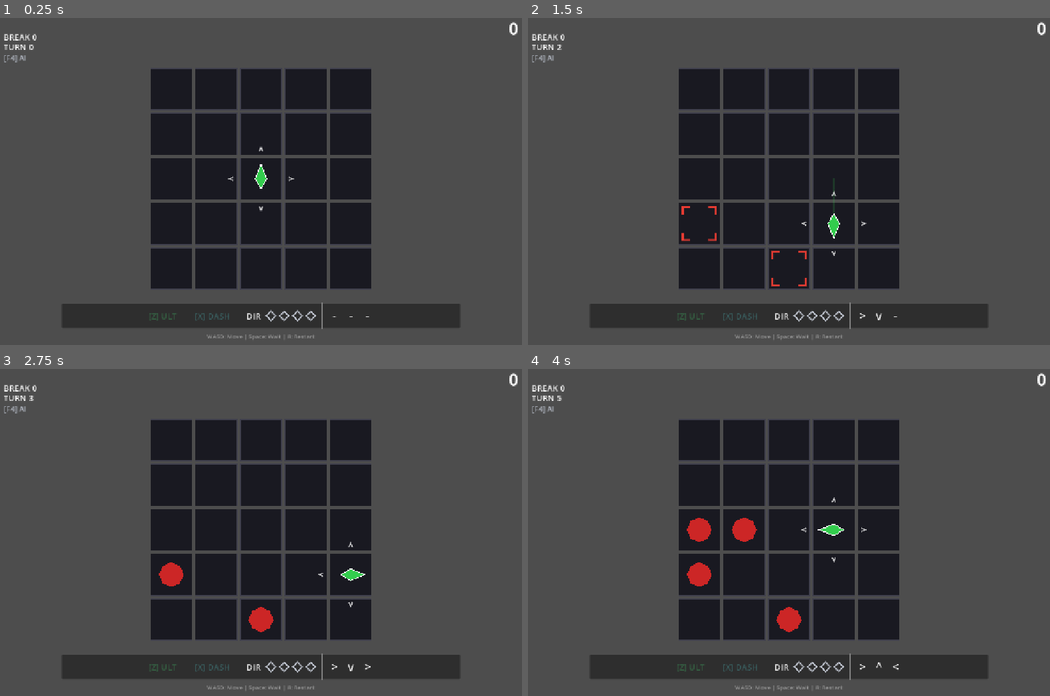
Above: before the commit, frames 1-4 (two rows, left to right).
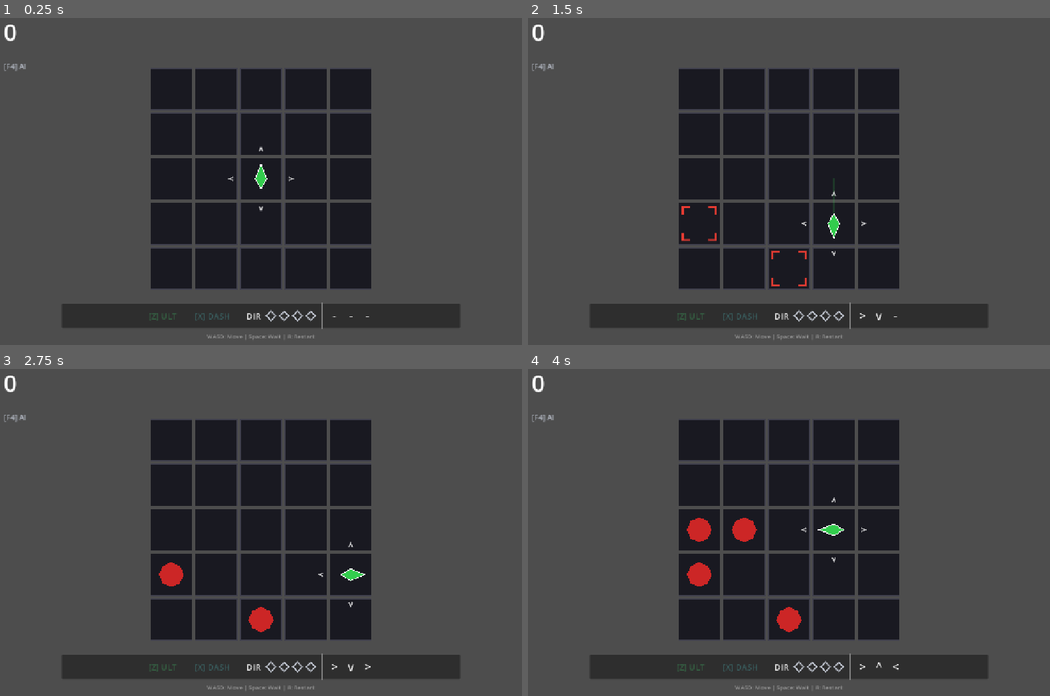
Above: after the commit, the same moments.

Repository: Periodev/DIR_03
Game: Godot game, scene res://scenes/extra_mode/extra_mode.tscn
Same seed, same stepped clock (60 frames per second), same inputs: the game is played once before the commit and once after it. This scene is started directly instead of the project's main scene.
Inputs (mouse positions are in pixels of both pictures, inside the frame that each line leads up to):
- Up to frame 1 (0.25 s): no input
- Up to frame 2 (1.5 s): tap Enter at 0.5 s; move the mouse to (903, 161) at 0.52 s; hold Right (move_right) 0.53-1.28 s; hold X (install_vector) 0.53-1.28 s; click (903, 161) at 0.67 s; tap F5 (reset_level) at 1.25 s; move the mouse to (684, 194) at 1.27 s; hold Down (move_down) from 1.28 s (still down); tap Space (trigger_vector) at 1.35 s
- Up to frame 3 (2.75 s): tap F5 (reset_level) at 2 s; move the mouse to (313, 457) at 2.02 s; release Down (move_down) at 2.03 s; hold Right (move_right) from 2.03 s (still down); hold Z (undo_command) from 2.03 s (still down)
- Up to frame 4 (4 s): tap F5 (reset_level) at 2.75, 3.5 s; move the mouse to (762, 597) at 2.77 s; release Right (move_right) at 2.78 s; release Z (undo_command) at 2.78 s; hold Up (move_up) 2.78-3.53 s; tap Enter at 2.85 s; click (762, 597) at 2.92 s; move the mouse to (950, 578) at 3.52 s; hold Left (move_left) from 3.53 s (still down); tap Keypad Enter at 3.6 s

The runs differ from the first frame. In frame 1, 0.3% of the frame differs, in the area x 0-100%, y 1-17%; in frame 2, 0.3%; in frame 3, 0.3%; in frame 4, 0.3%.

Commit message:
Refine EXTRA score and combo HUD

Diff:
--- a/scripts/extra_mode/HUD.gd
+++ b/scripts/extra_mode/HUD.gd
@@ -2,8 +2,6 @@
 
 var score_label: Label
 var combo_label: Label
-var defeats_label: Label
-var turns_label: Label
 var inventory_container: HBoxContainer
 var inventory_panel: PanelContainer
 var energy_container: HBoxContainer
@@ -14,6 +12,7 @@
 var ultimate_action_label: Label
 var gameover_panel: PanelContainer
 var gameover_score: Label
+var gameover_max_combo: Label
 var message_label: Label
 var ai_status_label: Label
 
@@ -26,39 +25,22 @@
 var _slot_flash_tweens: Array[Tween] = []
 
 func _ready() -> void:
-	# Score - top right
+	# Score and combo - top left
 	score_label = Label.new()
 	score_label.text = "0"
-	score_label.add_theme_font_size_override("font_size", 40)
-	score_label.horizontal_alignment = HORIZONTAL_ALIGNMENT_RIGHT
-	score_label.position = Vector2(600, 10)
-	score_label.size = Vector2(180, 50)
+	score_label.add_theme_font_size_override("font_size", 56)
+	score_label.horizontal_alignment = HORIZONTAL_ALIGNMENT_LEFT
+	score_label.position = Vector2(20, 8)
+	score_label.size = Vector2(280, 64)
 	add_child(score_label)
 
-	# Combo - below score
 	combo_label = Label.new()
 	combo_label.text = ""
-	combo_label.add_theme_font_size_override("font_size", 22)
-	combo_label.horizontal_alignment = HORIZONTAL_ALIGNMENT_RIGHT
-	combo_label.position = Vector2(600, 55)
-	combo_label.size = Vector2(180, 30)
+	combo_label.add_theme_font_size_override("font_size", 32)
+	combo_label.horizontal_alignment = HORIZONTAL_ALIGNMENT_LEFT
+	combo_label.position = Vector2(20, 68)
+	combo_label.size = Vector2(280, 42)
 	add_child(combo_label)
-
-	defeats_label = Label.new()
-	defeats_label.text = "BREAK 0"
-	defeats_label.add_theme_font_size_override("font_size", 20)
-	defeats_label.horizontal_alignment = HORIZONTAL_ALIGNMENT_LEFT
-	defeats_label.position = Vector2(20, 48)
-	defeats_label.size = Vector2(180, 26)
-	add_child(defeats_label)
-
-	turns_label = Label.new()
-	turns_label.text = "TURN 0"
-	turns_label.add_theme_font_size_override("font_size", 20)
-	turns_label.horizontal_alignment = HORIZONTAL_ALIGNMENT_LEFT
-	turns_label.position = Vector2(20, 72)
-	turns_label.size = Vector2(180, 26)
-	add_child(turns_label)
 
 	# Inventory container - bottom
 	inventory_panel = PanelContainer.new()
@@ -167,6 +149,13 @@
 	gameover_score.horizontal_alignment = HORIZONTAL_ALIGNMENT_CENTER
 	gameover_score.add_theme_color_override("font_color", Color(0.95, 0.77, 0.06))
 	vbox.add_child(gameover_score)
+
+	gameover_max_combo = Label.new()
+	gameover_max_combo.text = "MAX COMBO x0"
+	gameover_max_combo.add_theme_font_size_override("font_size", 26)
+	gameover_max_combo.horizontal_alignment = HORIZONTAL_ALIGNMENT_CENTER
+	gameover_max_combo.add_theme_color_override("font_color", Color(0.86, 0.88, 0.91))
+	vbox.add_child(gameover_max_combo)
 
 	var restart_hint = Label.new()
 	restart_hint.text = "Press R to restart"
@@ -229,7 +218,7 @@
 	score_label.text = str(score)
 
 func update_combo(combo: int) -> void:
-	if combo > 0:
+	if combo >= 2:
 		combo_label.text = "COMBO x%d" % combo
 	else:
 		combo_label.text = ""
@@ -245,12 +234,6 @@
 		ultimate_action_label.text = "[Z] ULT %d" % ultimate_steps
 	else:
 		ultimate_action_label.text = "[Z] ULT"
-
-func update_defeats(defeats: int) -> void:
-	defeats_label.text = "BREAK %d" % defeats
-
-func update_turns(turns: int) -> void:
-	turns_label.text = "TURN %d" % turns
 
 func update_ai_status(enabled: bool) -> void:
 	ai_status_label.text = "[F4] AI ON" if enabled else "[F4] AI"
@@ -284,8 +267,9 @@
 func update_state(_state: int) -> void:
 	message_label.text = "WASD: Move | Space: Wait | R: Restart"
 
-func show_game_over(final_score: int) -> void:
+func show_game_over(final_score: int, max_combo: int) -> void:
 	gameover_score.text = str(final_score)
+	gameover_max_combo.text = "MAX COMBO x%d" % max_combo
 	gameover_panel.visible = true
 
 func hide_game_over() -> void:
@@ -293,17 +277,11 @@
 
 func _layout_ui() -> void:
 	var viewport_size: Vector2 = get_viewport().get_visible_rect().size
-	score_label.position = Vector2(viewport_size.x - 200, 10)
-	score_label.size = Vector2(180, 50)
-
-	combo_label.position = Vector2(viewport_size.x - 200, 55)
-	combo_label.size = Vector2(180, 30)
-
-	defeats_label.position = Vector2(20, 44)
-	defeats_label.size = Vector2(180, 26)
-
-	turns_label.position = Vector2(20, 68)
-	turns_label.size = Vector2(180, 26)
+	score_label.position = Vector2(20, 8)
+	score_label.size = Vector2(280, 64)
+
+	combo_label.position = Vector2(20, 68)
+	combo_label.size = Vector2(280, 42)
 
 	var inventory_width: float = min(viewport_size.x - 40.0, 960.0)
 	var inventory_x: float = (viewport_size.x - inventory_width) * 0.5
@@ -314,7 +292,7 @@
 	message_label.position = Vector2(0, viewport_size.y - 30.0)
 	message_label.size = Vector2(viewport_size.x, 30)
 
-	ai_status_label.position = Vector2(20, 96)
+	ai_status_label.position = Vector2(20, 116)
 	ai_status_label.size = Vector2(150, 30)
 	ai_status_label.horizontal_alignment = HORIZONTAL_ALIGNMENT_LEFT
 
--- a/scripts/extra_mode/Main.gd
+++ b/scripts/extra_mode/Main.gd
@@ -20,7 +20,6 @@
 	board.spawn_hit_started.connect(_on_spawn_hit_started)
 	board.score_manager.score_changed.connect(hud.update_score)
 	board.score_manager.combo_changed.connect(hud.update_combo)
-	board.score_manager.defeat_changed.connect(hud.update_defeats)
 
 	_on_board_updated()
 	hud.update_ai_status(ai_enabled)
@@ -132,8 +131,6 @@
 	hud.update_inventory(board.inventory)
 	hud.update_score(board.score_manager.score)
 	hud.update_combo(board.score_manager.combo_counter if board.score_manager.ENABLE_COMBO_BONUS else 0)
-	hud.update_defeats(board.score_manager.defeat_count)
-	hud.update_turns(board.survival_turns)
 	hud.update_energy(
 		board.get_energy_quarter_units(),
 		board.bonus_step_armed,
@@ -145,4 +142,4 @@
 	hud.play_inventory_hit(slot_count)
 
 func _on_game_over(final_score: int) -> void:
-	hud.show_game_over(final_score)
+	hud.show_game_over(final_score, board.score_manager.max_combo)
--- a/scripts/extra_mode/ScoreManager.gd
+++ b/scripts/extra_mode/ScoreManager.gd
@@ -8,10 +8,12 @@
 
 var score: int = 0
 var combo_counter: int = 0
+var max_combo: int = 0
 var defeat_count: int = 0
 
 func on_kill(_cell_type: int, count_defeat: bool = true) -> int:
 	var base := 10
+	max_combo = maxi(max_combo, combo_counter)
 	var multiplier: int = max(1, combo_counter) if ENABLE_COMBO_BONUS else 1
 	var points: int = base * multiplier
 	score += points
@@ -32,6 +34,7 @@
 func reset() -> void:
 	score = 0
 	combo_counter = 0
+	max_combo = 0
 	defeat_count = 0
 	score_changed.emit(score)
 	combo_changed.emit(combo_counter if ENABLE_COMBO_BONUS else 0)
--- a/tools/verify_extra_bonus_step.gd
+++ b/tools/verify_extra_bonus_step.gd
@@ -6,6 +6,18 @@
 	call_deferred("run_verification")
 
 func run_verification() -> void:
+	var score_fixture := ScoreManager.new()
+	score_fixture.combo_counter = 4
+	score_fixture.on_kill(CharacterData.CellType.DEAD)
+	score_fixture.reset_combo()
+	if score_fixture.max_combo != 4:
+		fail("ScoreManager did not preserve the session max combo after the chain ended.")
+		return
+	score_fixture.reset()
+	if score_fixture.max_combo != 0:
+		fail("ScoreManager did not clear max combo on restart.")
+		return
+
 	var inventory_fixture := Inventory.new()
 	inventory_fixture.setup("PLN")
 	for direction in [
Not shown, changed: tools/verify_v11_static.ps1
